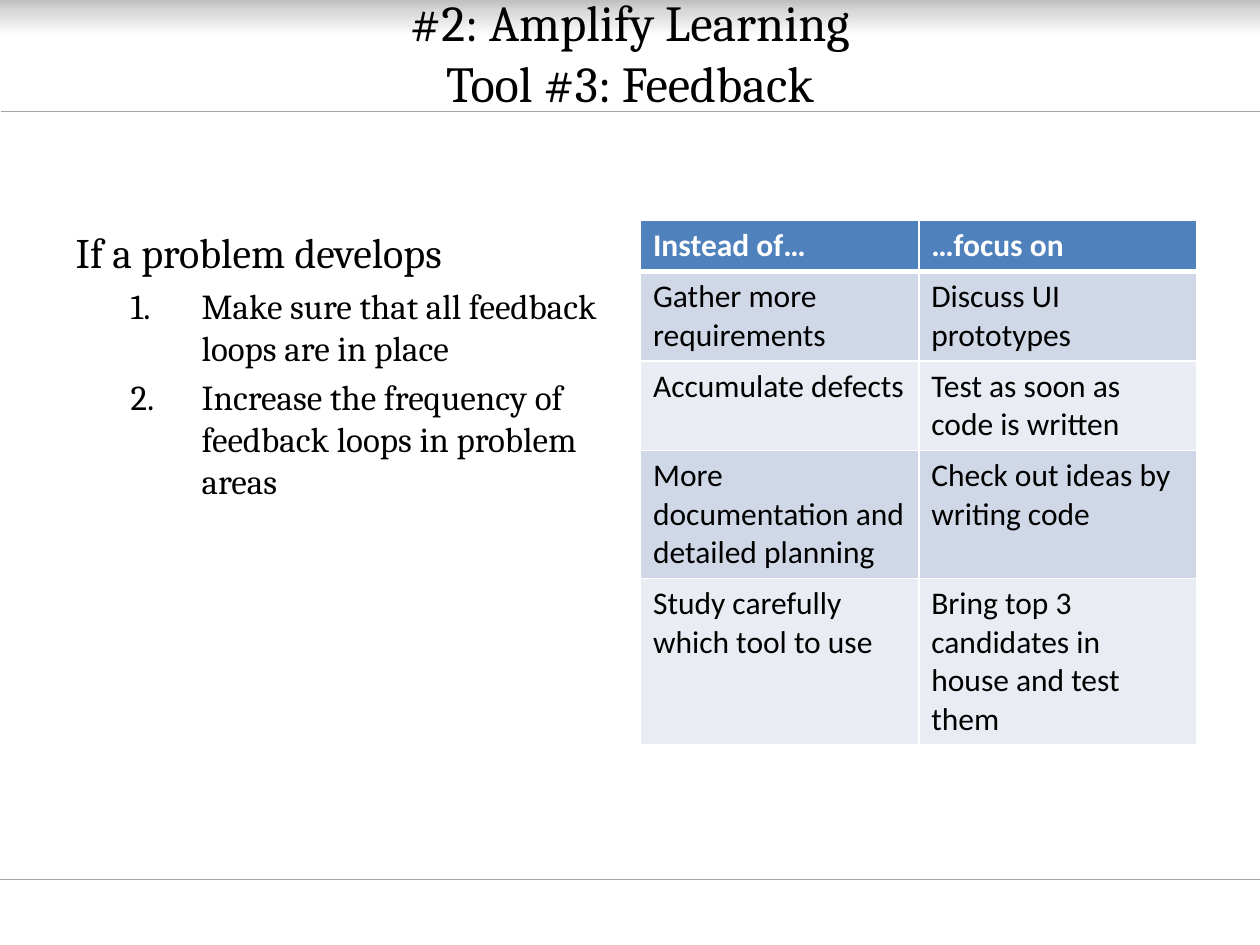
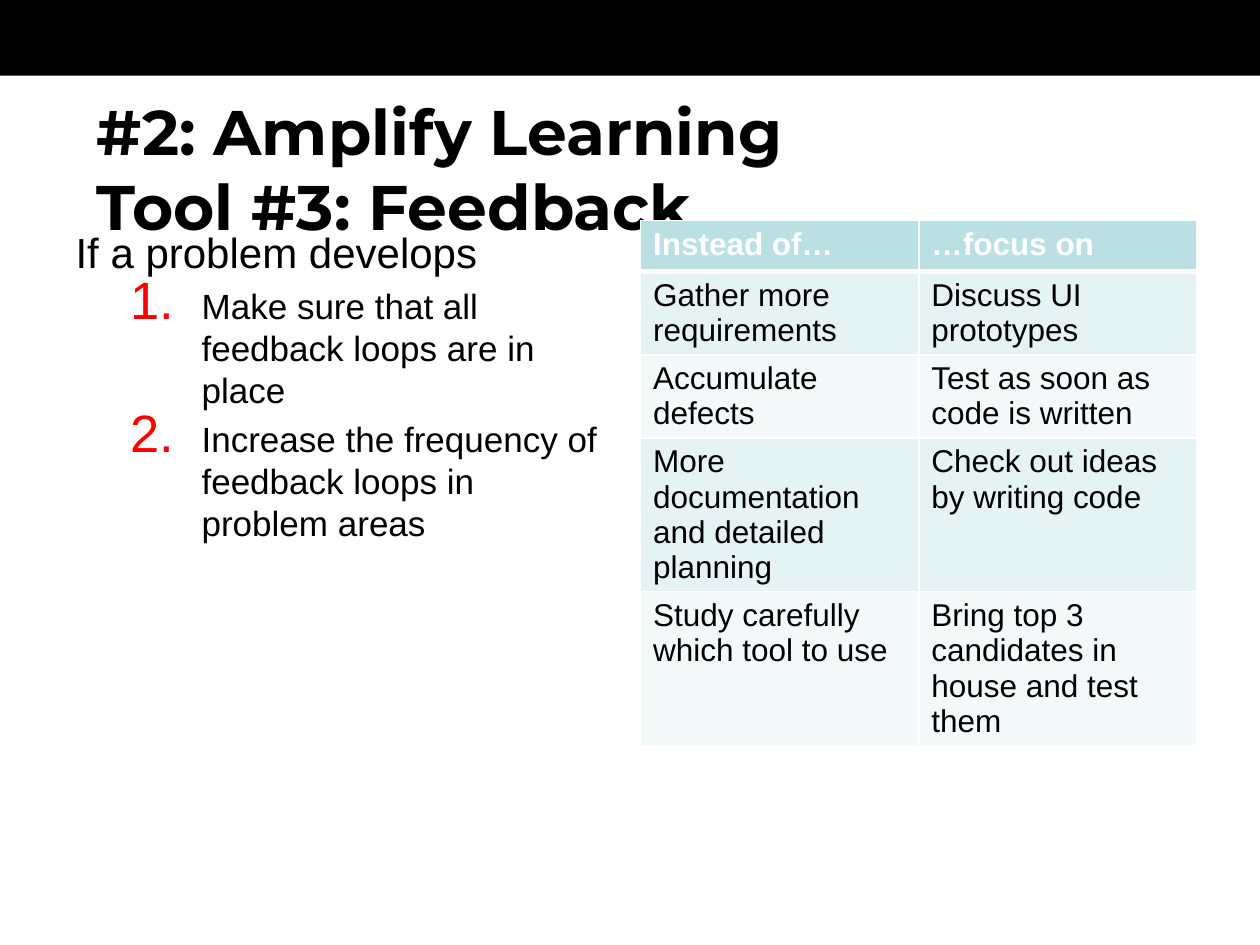
Before and after one commit to oerich/EDA397, a slide deck: slide 11 of Slides/src/agile-dev-processes-nnn-lean.pptx. Drawn at 1260x945 pixels with LibreOffice and Linux fonts; fonts in the diff are those of the drawing; background and template pictures are left out. Boxes give left, top, right and bottom in pixels: in the first picture for what was removed or moved away, otherwise in the second. Text is boxed around its words. In the diff, an @@ line names an element or a change of style, - is before the commit and + after.

```diff
--- a/Slides/src/agile-dev-processes-nnn-lean.pptx
+++ b/Slides/src/agile-dev-processes-nnn-lean.pptx
@@ rectangle: place and size @@
-rectangle at (0,0,1260,37)
+rectangle at (0,0,1260,76)
@@ rectangle at (0,0,1260,76): fill gradient #BFBFBF to #D9D9D9 to #FFFFFF to #000000 @@
@@ line removed from (0, 112) to (1260, 112) @@
@@ title "#2: Amplify Learning Tool #3: ...": place and size @@
-title "#2: Amplify Learning Tool #3: ..." at (410,5,849,112)
+title "#2: Amplify Learning Tool #3: ..." at (97,105,783,246)
@@ title "#2: Amplify Learning Tool #3: ..." at (97,105,783,246): size 28.8 to 36 pt, font Cambria to Montserrat, bold on; alignment centre to left @@
@@ text "If a problem develops" at (76,237,597,543): font Cambria to Arial @@
@@ table at (640,220,1197,776) @@
@@ fill #4F81BD to #BBE0E3 in row 1 @@
@@ fill #D0D8E8 to #E7F3F4 in 4 cells @@
@@ fill #E9EDF4 to #F3F9FA in 4 cells @@
@@ font Calibri to Arial @@
@@ line removed from (0, 879) to (1260, 879) @@
```
Also in this commit, not shown: 19 other slides changed, 2 slides added, 2 slides removed.
